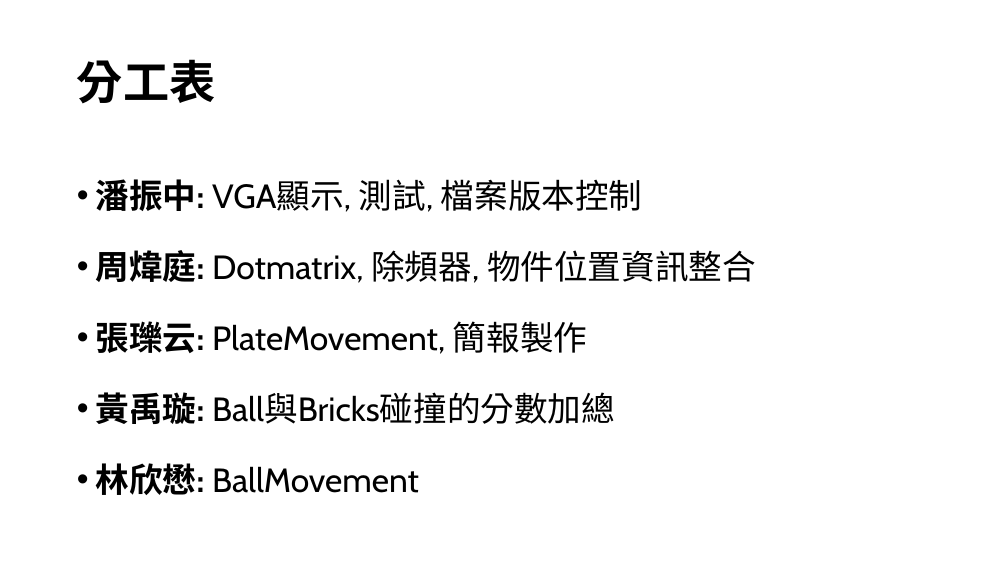
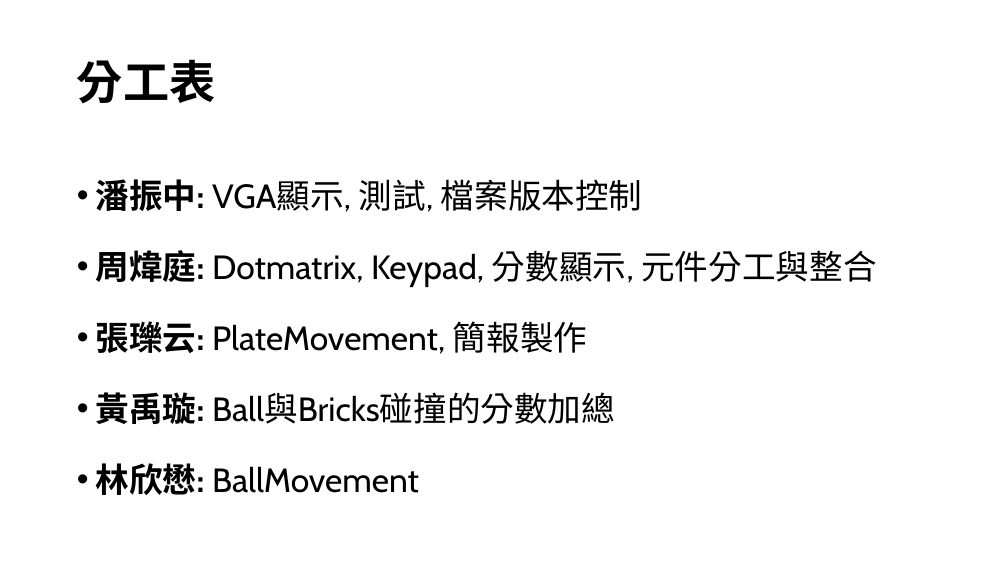
Before and after one commit to cweiting731/Bricks, a slide deck: slide 5 of 11_潘振中.pptx. Drawn at 1008x567 pixels with LibreOffice and Linux fonts; fonts in the diff are those of the drawing. Boxes give left, top, right and bottom in pixels: in the first picture for what was removed or moved away, otherwise in the second. Text is boxed around its words. In the diff, an @@ line names an element or a change of style, - is before the commit and + after.

Commit message:
update

```diff
--- a/11_潘振中.pptx
+++ b/11_潘振中.pptx
@@ text at [96,250,876,287]: text changed @@
-• 周煒庭: Dotmatrix, 除頻器, 物件位置資訊整合
+• 周煒庭: Dotmatrix, Keypad, 分數顯示, 元件分工與整合
```
